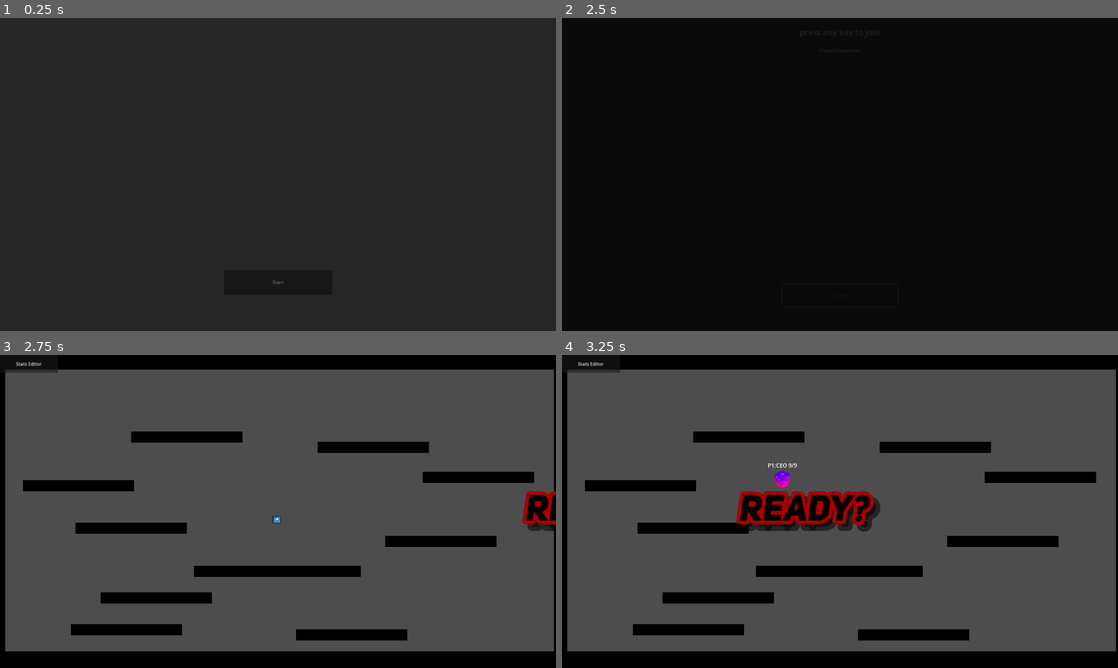
Above: before the commit, frames 1-4 (two rows, left to right).
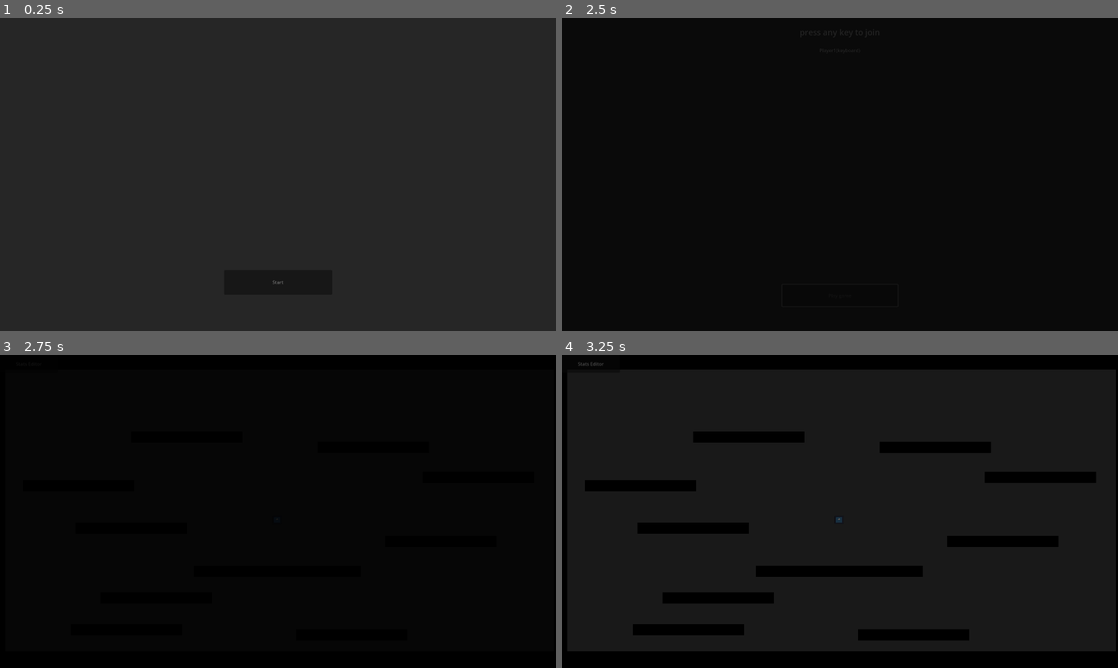
Above: after the commit, the same moments.

Repository: PlaySorbonne/projet-pixel
Game: Godot game, scene res://scenes/Menus/MenuPersistent.tscn
The game is run twice, just before and just after one commit, with the same random seed, the same clock (stepped at 60 frames per second) and the same inputs. The engine's default icon, where the game draws it, is replaced by a stand-in: a white triangle on a blue panel in a dark square.
Inputs:
- Up to frame 1 (0.25 s): no input
- Up to frame 2 (2.5 s): click "Start" at 0.5 s; tap Enter (attack) at 1.25 s; hold D (right) 1.28-2 s; hold Enter (attack) 1.28-2 s; tap Space (jump) at 1.52 s; click "Play game" at 2 s
- Up to frame 3 (2.75 s): no input
- Up to frame 4 (3.25 s): hold D (right) from 2.78 s (still down); tap Shift (special) at 2.85 s; tap Space (jump) at 3.02 s

Frames 1-2 are identical in both runs. In frame 3, 81% of the frame differs, in the area x 0-100%, y 2-95%; in frame 4, 81%.

Commit message:
added game set effect

Diff:
--- a/scenes/Menus/GameUI/victory_message.tscn
+++ b/scenes/Menus/GameUI/victory_message.tscn
@@ -1,5 +1,6 @@
-[gd_scene load_steps=4 format=3 uid="uid://drfk3gw4af7i0"]
+[gd_scene load_steps=8 format=3 uid="uid://drfk3gw4af7i0"]
 
+[ext_resource type="Script" path="res://scripts/victory_message.gd" id="1_oycss"]
 [ext_resource type="LabelSettings" uid="uid://42uill6wcnlo" path="res://scenes/Menus/GameUI/gameMessageLabel.tres" id="1_v06bv"]
 [ext_resource type="Shader" path="res://scenes/Menus/GameUI/gameMessageShader.gdshader" id="1_yfc7k"]
 
@@ -8,15 +9,128 @@
 shader_parameter/intensity = 0.0
 shader_parameter/targetColor = Vector3(1, 1, 1)
 
+[sub_resource type="Animation" id="Animation_g28bq"]
+resource_name = "end_anim"
+tracks/0/type = "value"
+tracks/0/imported = false
+tracks/0/enabled = true
+tracks/0/path = NodePath(".:position")
+tracks/0/interp = 1
+tracks/0/loop_wrap = true
+tracks/0/keys = {
+"times": PackedFloat32Array(0.3),
+"transitions": PackedFloat32Array(1),
+"update": 0,
+"values": [Vector2(0, 0)]
+}
+tracks/1/type = "value"
+tracks/1/imported = false
+tracks/1/enabled = false
+tracks/1/path = NodePath(".:rotation")
+tracks/1/interp = 1
+tracks/1/loop_wrap = true
+tracks/1/keys = {
+"times": PackedFloat32Array(0, 0.3),
+"transitions": PackedFloat32Array(1, 1),
+"update": 0,
+"values": [-0.872665, 0.0]
+}
+tracks/2/type = "value"
+tracks/2/imported = false
+tracks/2/enabled = true
+tracks/2/path = NodePath(".:scale")
+tracks/2/interp = 1
+tracks/2/loop_wrap = true
+tracks/2/keys = {
+"times": PackedFloat32Array(0, 0.3, 0.4, 0.7),
+"transitions": PackedFloat32Array(1, 1, 0.31864, 1),
+"update": 0,
+"values": [Vector2(1, 1), Vector2(1.5, 1.5), Vector2(1.5, 1.5), Vector2(1.4, 1.4)]
+}
+tracks/3/type = "value"
+tracks/3/imported = false
+tracks/3/enabled = true
+tracks/3/path = NodePath(".:material:shader_parameter/intensity")
+tracks/3/interp = 1
+tracks/3/loop_wrap = true
+tracks/3/keys = {
+"times": PackedFloat32Array(0, 0.3, 0.6),
+"transitions": PackedFloat32Array(1, 0.392292, 1),
+"update": 0,
+"values": [1.0, 1.0, 0.0]
+}
+tracks/4/type = "value"
+tracks/4/imported = false
+tracks/4/enabled = true
+tracks/4/path = NodePath(".:modulate")
+tracks/4/interp = 1
+tracks/4/loop_wrap = true
+tracks/4/keys = {
+"times": PackedFloat32Array(0, 0.1),
+"transitions": PackedFloat32Array(1, 1),
+"update": 0,
+"values": [Color(1, 1, 1, 0), Color(1, 1, 1, 1)]
+}
+tracks/5/type = "value"
+tracks/5/imported = false
+tracks/5/enabled = true
+tracks/5/path = NodePath(".:size")
+tracks/5/interp = 1
+tracks/5/loop_wrap = true
+tracks/5/keys = {
+"times": PackedFloat32Array(0),
+"transitions": PackedFloat32Array(1),
+"update": 0,
+"values": [Vector2(1920, 1080)]
+}
+
+[sub_resource type="Animation" id="Animation_fa55e"]
+length = 0.001
+tracks/0/type = "value"
+tracks/0/imported = false
+tracks/0/enabled = true
+tracks/0/path = NodePath(".:material:shader_parameter/intensity")
+tracks/0/interp = 1
+tracks/0/loop_wrap = true
+tracks/0/keys = {
+"times": PackedFloat32Array(0),
+"transitions": PackedFloat32Array(1),
+"update": 0,
+"values": [0.0]
+}
+tracks/1/type = "value"
+tracks/1/imported = false
+tracks/1/enabled = true
+tracks/1/path = NodePath(".:size")
+tracks/1/interp = 1
+tracks/1/loop_wrap = true
+tracks/1/keys = {
+"times": PackedFloat32Array(0),
+"transitions": PackedFloat32Array(1),
+"update": 0,
+"values": [Vector2(1920, 1080)]
+}
+
+[sub_resource type="AnimationLibrary" id="AnimationLibrary_jynla"]
+_data = {
+"RESET": SubResource("Animation_fa55e"),
+"end_anim": SubResource("Animation_g28bq")
+}
+
 [node name="victory_message" type="CanvasLayer"]
+script = ExtResource("1_oycss")
 
 [node name="Label" type="Label" parent="."]
+modulate = Color(1, 1, 1, 0)
 material = SubResource("ShaderMaterial_el8f3")
 anchors_preset = 15
 anchor_right = 1.0
 anchor_bottom = 1.0
+offset_right = 1920.0
+offset_bottom = 1080.0
 grow_horizontal = 2
 grow_vertical = 2
+pivot_offset = Vector2(960, 540)
 text = "Game
 Set!"
 label_settings = ExtResource("1_v06bv")
@@ -25,3 +139,6 @@
 
 [node name="AnimationPlayer" type="AnimationPlayer" parent="."]
 root_node = NodePath("../Label")
+libraries = {
+"": SubResource("AnimationLibrary_jynla")
+}
--- a/scenes/world.tscn
+++ b/scenes/world.tscn
@@ -28,12 +28,12 @@
 position = Vector2(835, 141)
 
 [node name="CanvasLayer" type="CanvasLayer" parent="."]
+layer = 5
 
 [node name="ScreenTransition" parent="CanvasLayer" instance=ExtResource("2_r5t17")]
-visible = false
 default_duration = 1.0
 
-[node name="HentaiBox" parent="." instance=ExtResource("3_qwyn0")]
+[node name="ObjectiveBox" parent="." instance=ExtResource("3_qwyn0")]
 position = Vector2(571, 372)
 
 [node name="Camera" type="Camera2D" parent="."]
@@ -106,3 +106,5 @@
 scale = Vector2(5, 30)
 
 [node name="StartGameScreen" parent="." instance=ExtResource("10_y5qku")]
+
+[connection signal="game_won" from="ObjectiveBox" to="." method="end_game"]
--- a/scripts/HentaiBox.gd
+++ b/scripts/HentaiBox.gd
@@ -1,10 +1,12 @@
 extends Node2D
+
+signal game_won
 
 func _on_area_2d_body_entered(body):
 	if not body.has_method("hit"):
 		return
 	var player_body : PlayerCharacter = body
 	if player_body.current_evolution == PlayerCharacter.Evolutions.Weeb:
-		get_tree().change_scene_to_file("res://scenes/Menus/MenuPersistent.tscn")
+		emit_signal("game_won")
 	#else:
 	#	player_body.hit(1000, null)
--- a/scripts/ScreenTransition.gd
+++ b/scripts/ScreenTransition.gd
@@ -34,6 +34,8 @@
 
 func start_screen_transition(duration : float = default_duration/2.0, color : Color = default_color):
 	$ColorRect.color = color
+	$ColorRect.modulate = Color.TRANSPARENT
+	visible = true
 	mouse_filter = Control.MOUSE_FILTER_STOP
 	var tween : Tween = get_tree().create_tween()
 	tween.tween_property($ColorRect, "modulate", Color.WHITE, duration)
@@ -42,6 +44,7 @@
 
 func end_screen_transition(duration : float = default_duration/2.0, color : Color = default_color):
 	$ColorRect.color = color
+	visible = true
 	mouse_filter = Control.MOUSE_FILTER_IGNORE
 	var tween : Tween = get_tree().create_tween()
 	tween.tween_property($ColorRect, "modulate", Color.TRANSPARENT, duration)
--- a/scripts/player.gd
+++ b/scripts/player.gd
@@ -137,7 +137,7 @@
 	compute_hits = false
 	computing_movement = false
 	velocity = Vector2.ZERO
-	GameInfos.camera_utils.quick_zoom(GameInfos.camera.zoom*1.1, self.global_position, 0.75, 0.2)
+	#GameInfos.camera_utils.quick_zoom(GameInfos.camera.zoom*1.1, self.global_position, 0.75, 0.2)
 	var new_body : PlayerCharacter = EvolutionCharacters[current_evolution+1].instantiate()
 	print("current_evolution+1=" + str(current_evolution+1))
 	print("EvolutionCharacters[current_evolution+1]=" + str(EvolutionCharacters[current_evolution+1]))
--- a/scripts/start_game_screen.gd
+++ b/scripts/start_game_screen.gd
@@ -3,8 +3,12 @@
 
 signal countdown_finished
 
+func _ready():
+	$Label.position = Vector2(1920, 1080)
+
 func countdown():
 	$AnimationPlayer.play("start_anim")
+	visible = true
 	await $AnimationPlayer.animation_finished
 	queue_free()
 
--- /dev/null
+++ b/scripts/victory_message.gd
@@ -0,0 +1,6 @@
+@tool
+extends CanvasLayer
+class_name EndGameScreen
+
+func _ready():
+	$AnimationPlayer.play("end_anim")
--- a/scripts/world.gd
+++ b/scripts/world.gd
@@ -1,4 +1,6 @@
 extends Node2D
+
+const VICTORY_MESSAGE = preload("res://scenes/Menus/GameUI/victory_message.tscn")
 
 @onready var spawn_locations : Array = [
 	$SpawnLocation1,
@@ -19,6 +21,8 @@
 
 func _ready():
 	#_testing_function()
+	$CanvasLayer/ScreenTransition.end_screen_transition(2.0)
+	await $CanvasLayer/ScreenTransition.ScreenTransitionFinished
 	spawn_players()
 	if GlobalVariables.skip_fight_intro:
 		activate_players()
@@ -26,6 +30,17 @@
 		$StartGameScreen.countdown()
 		await $StartGameScreen.countdown_finished
 		activate_players()
+
+func end_game():
+	for p : PlayerCharacter in GameInfos.players:
+		p.set_player_active(false)
+	add_child(VICTORY_MESSAGE.instantiate())
+	GameInfos.camera_utils.shake(0.5, 15, 50, 2)
+	GameInfos.camera_utils.interp_zoom($Camera.zoom + Vector2(0.1, 0.1), 0.15)
+	await get_tree().create_timer(1.5).timeout
+	$CanvasLayer/ScreenTransition.start_screen_transition(2.0)
+	await $CanvasLayer/ScreenTransition.HalfScreenTransitionFinished
+	get_tree().change_scene_to_file("res://scenes/Menus/MenuPersistent.tscn")
 
 func activate_players():
 	for player : PlayerCharacter in GameInfos.players:
